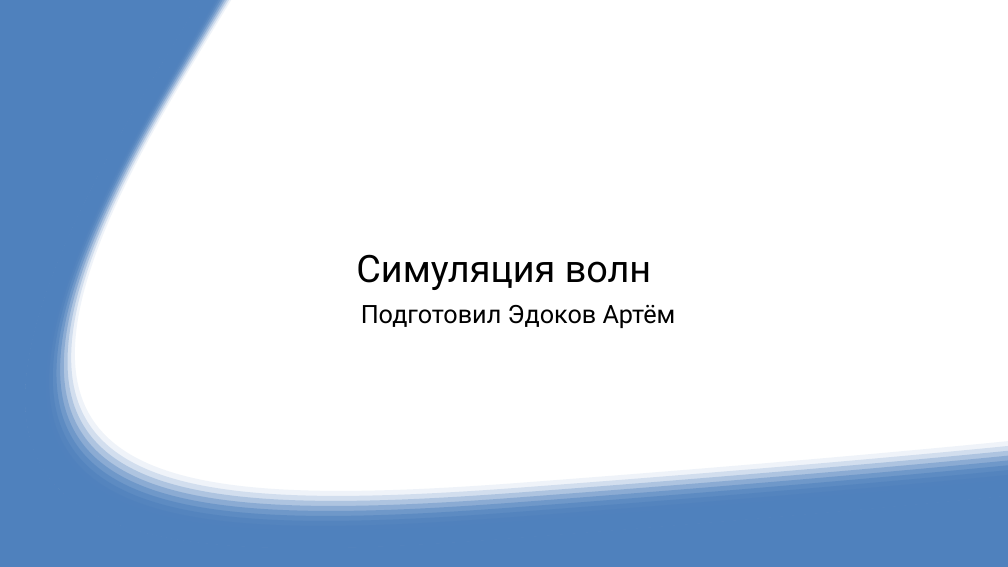
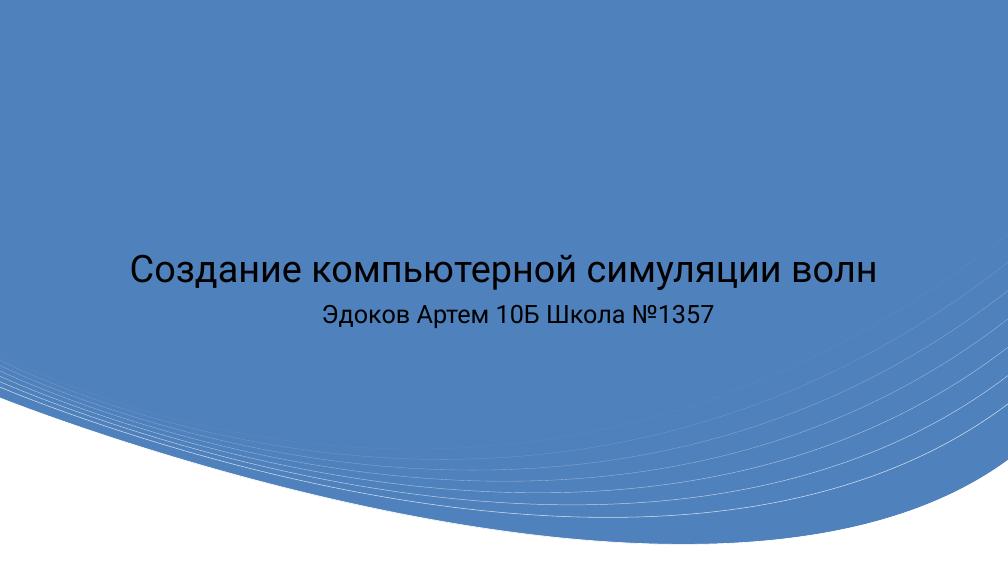
Before and after one commit to WasDerBOT/WavesSimulation, a slide deck: slide 1 of Черновик презентации.pptx. Drawn at 1008x567 pixels with LibreOffice and Linux fonts; fonts in the diff are those of the drawing. Boxes give left, top, right and bottom in pixels: in the first picture for what was removed or moved away, otherwise in the second. Text is boxed around its words. In the diff, an @@ line names an element or a change of style, - is before the commit and + after.

```diff
--- a/Черновик презентации.pptx
+++ b/Черновик презентации.pptx
@@ freeform shape at (x1=0, y1=0, x2=1008, y2=566): outline redrawn @@
@@ freeform shape at (x1=0, y1=0, x2=1008, y2=566): fill #4F81BD at 9% opacity to #FFFFFF; outline #000000 0.75 pt to #FFFFFF 0.6 pt; outline redrawn @@
@@ freeform shape at (x1=0, y1=0, x2=1008, y2=566): fill #4F81BD at 18% opacity to #FFFFFF; outline #000000 0.75 pt to none; outline redrawn @@
@@ freeform shape at (x1=0, y1=0, x2=1008, y2=566): fill #4F81BD at 27% opacity to #FFFFFF; outline #000000 0.75 pt to #FFFFFF 0.5 pt; outline redrawn @@
@@ freeform shape at (x1=0, y1=0, x2=1008, y2=566): fill #4F81BD at 36% opacity to #FFFFFF; outline #000000 0.75 pt to #FFFFFF 0.45 pt; outline redrawn @@
@@ freeform shape at (x1=0, y1=0, x2=1008, y2=566): fill #4F81BD at 45% opacity to #FFFFFF; outline #000000 0.75 pt to #FFFFFF 0.4 pt; outline redrawn @@
@@ freeform shape at (x1=0, y1=0, x2=1008, y2=566): fill #4F81BD at 55% opacity to #FFFFFF; outline #000000 0.75 pt to #FFFFFF 0.35 pt; outline redrawn @@
@@ freeform shape at (x1=0, y1=0, x2=1008, y2=566): fill #4F81BD at 64% opacity to #FFFFFF; outline #000000 0.75 pt to #FFFFFF 0.3 pt; outline redrawn @@
@@ freeform shape at (x1=0, y1=0, x2=1008, y2=566): fill #4F81BD at 73% opacity to #FFFFFF; outline #000000 0.75 pt to #FFFFFF 0.25 pt; outline redrawn @@
@@ freeform shape at (x1=0, y1=0, x2=1008, y2=566): fill #4F81BD at 82% opacity to #FFFFFF; outline #000000 0.75 pt to #FFFFFF 0.2 pt; outline redrawn @@
@@ freeform shape removed at (x1=0, y1=0, x2=1008, y2=567) @@
@@ freeform shape removed at (x1=0, y1=0, x2=1008, y2=567) @@
@@ title at (x1=130, y1=254, x2=877, y2=290): text changed @@
-Симуляция волн
+Создание компьютерной симуляции волн
@@ subtitle at (x1=322, y1=305, x2=715, y2=328): text changed @@
-Подготовил Эдоков Артём
+Эдоков Артем 10Б Школа №1357
```
Also in this commit, not shown: 3 slides added, 1 slide removed.
